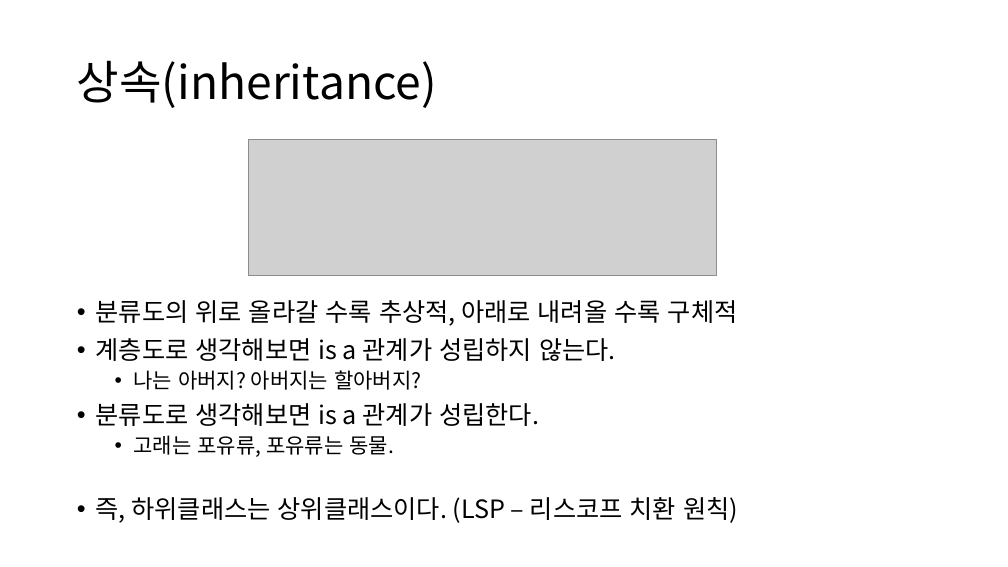
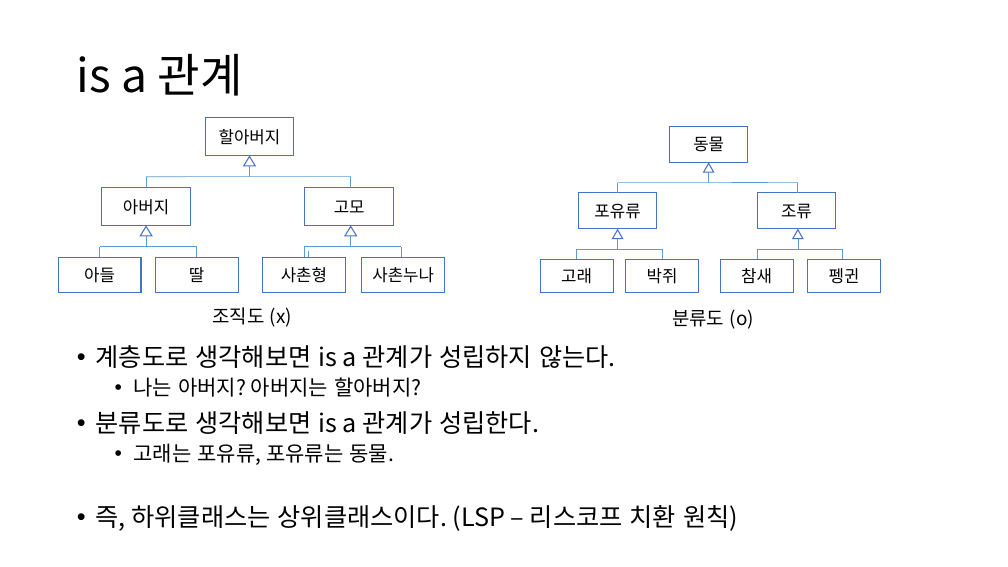
Before and after one commit to YonghoChoi/develop-note, a slide deck: slide 21 of ppt/객체지향 기본.pptx (slide 12 before the commit). Drawn at 1008x567 pixels with LibreOffice and Linux fonts; fonts in the diff are those of the drawing; grey boxes stand for pictures. Boxes give left, top, right and bottom in pixels: in the first picture for what was removed or moved away, otherwise in the second. Text is boxed around its words. In the diff, an @@ line names an element or a change of style, - is before the commit and + after.

```diff
--- a/ppt/객체지향 기본.pptx
+++ b/ppt/객체지향 기본.pptx
@@ title at [77, 53, 243, 96]: text changed @@
-상속(inheritance)
+is a 관계
@@ picture removed at [248, 140, 717, 276] @@
@@ line added from (309, 262) to (309, 252), #5B9BD5 0.5 pt @@
@@ text at [96, 300, 738, 326]: paragraph removed @@
-• 분류도의 위로 올라갈 수록 추상적, 아래로 내려올 수록 구체적
@@ group added at [58, 118, 881, 329]: 24 lines, 14 rectangles, 6 triangles, 2 texts @@
+동물
+포유류
+조류
+고래
+박쥐
+참새
+펭귄
+할아버지
+아버지
+고모
+아들
+딸
+사촌형
+사촌누나
+조직도 (x)
+분류도 (o)
@@ text "계층도로 생각해보면 is a 관계가 ...": place and size @@
-text "계층도로 생각해보면 is a 관계가 ..." at [96, 300, 738, 523]
+text "계층도로 생각해보면 is a 관계가 ..." at [96, 345, 738, 531]
```
Also in this commit, not shown: 13 other slides changed, 27 slides added, 1 other file.
